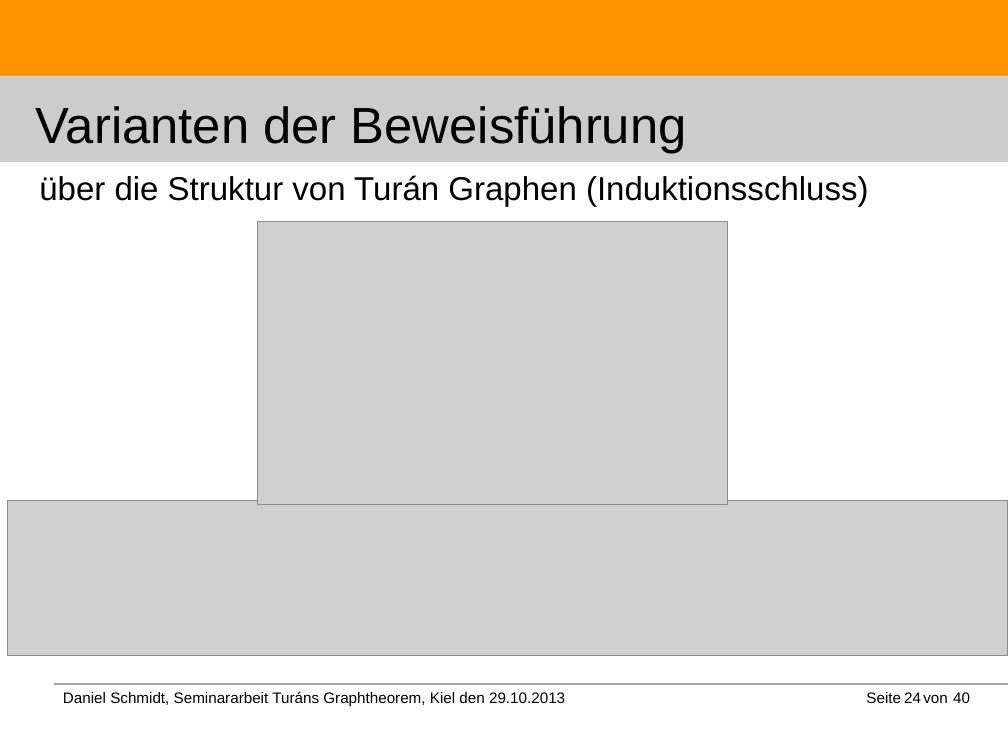
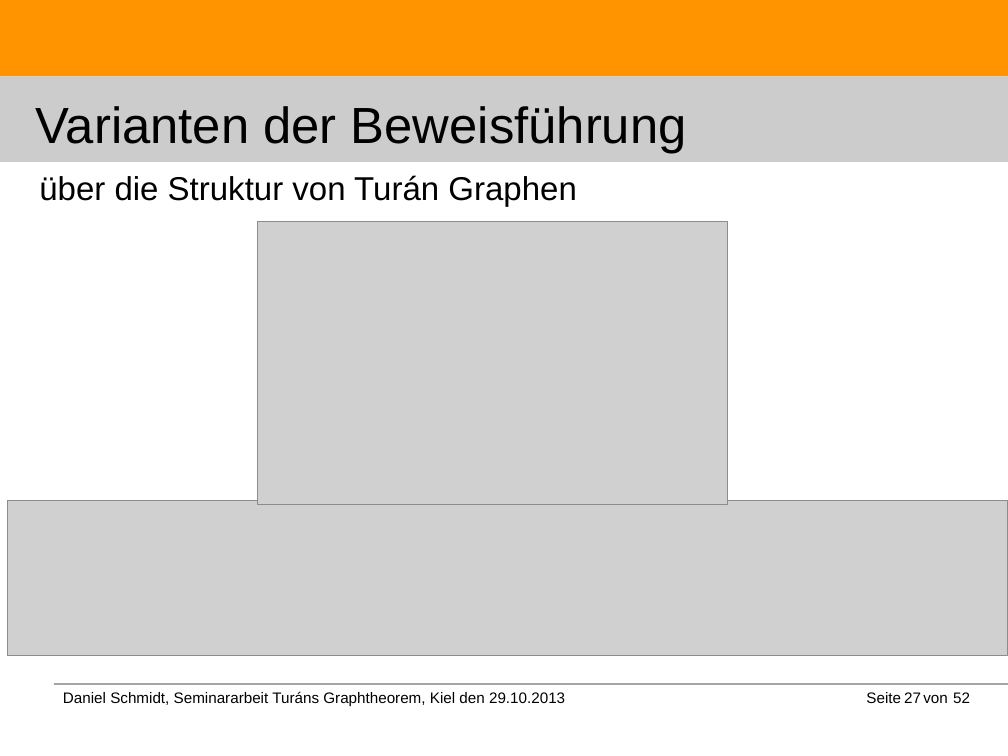
Before and after one commit to DanielMSchmidt/kombinatorik, a slide deck: slide 27 of Kombinatorik.odp (slide 24 before the commit). Drawn at 1008x756 pixels with LibreOffice and Linux fonts; fonts in the diff are those of the drawing; grey boxes stand for pictures. Boxes give left, top, right and bottom in pixels: in the first picture for what was removed or moved away, otherwise in the second. Text is boxed around its words. In the diff, an @@ line names an element or a change of style, - is before the commit and + after.

```diff
--- a/Kombinatorik.odp
+++ b/Kombinatorik.odp
@@ title at [39, 175, 576, 207]: text changed @@
-über die Struktur von Turán Graphen (Induktionsschluss)
+über die Struktur von Turán Graphen
@@ page number at [904, 692, 921, 703]: text changed @@
-24
+27
@@ text at [953, 692, 970, 703]: text changed @@
-40
+52
```
Also in this commit, not shown: 38 other slides changed, 12 slides added, 24 other files.
